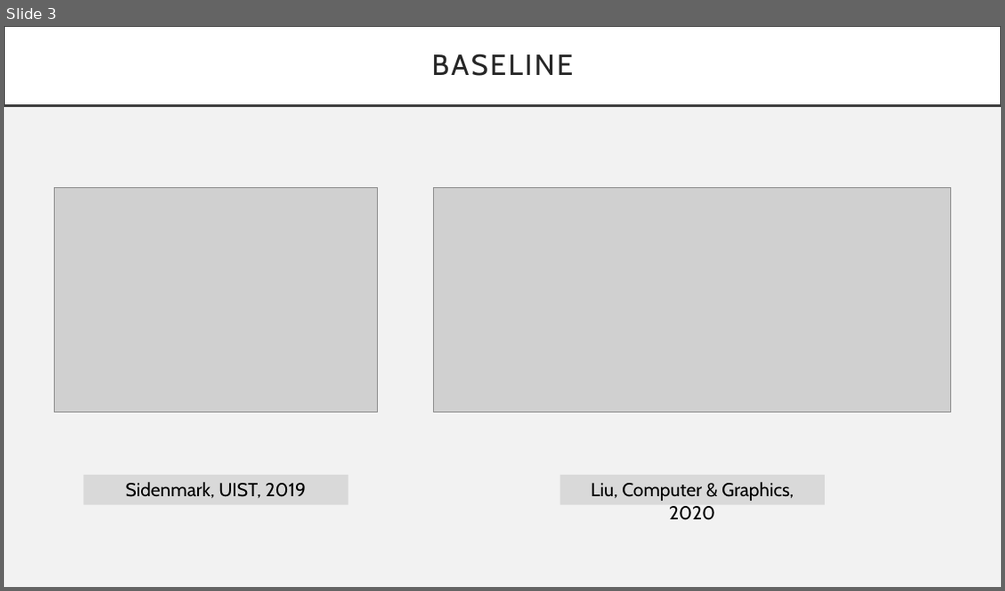
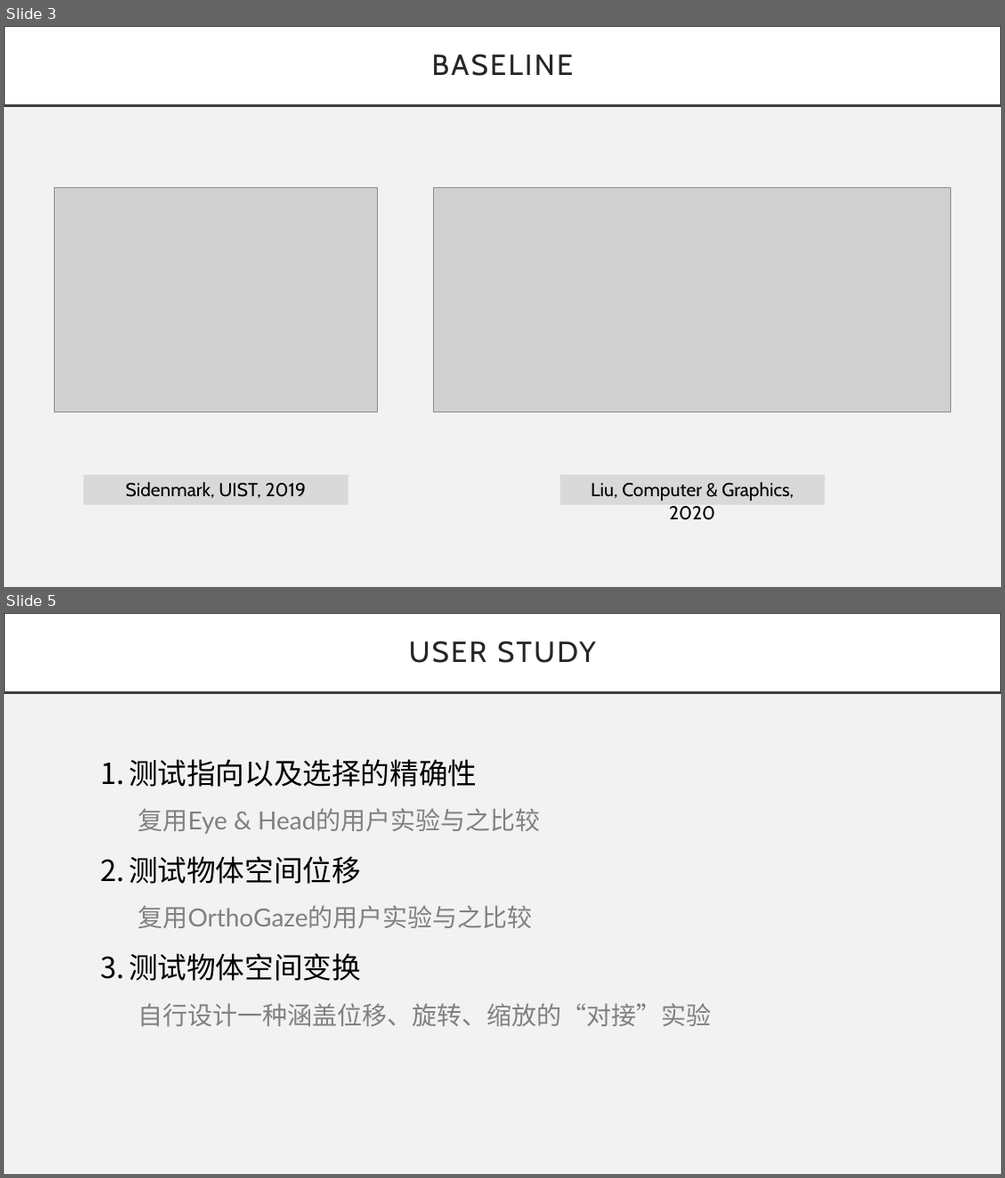
Before and after one commit to lorenz-liu/gaze-dominant-manipulation, a slide deck: PAPERWORK/组会PPT/第一次组会.pptx. Shown one above the other, each under a label of ours: slide 3 before the commit, slides 3 and 5 after it; the slides between them are not shown. The pictures are 1005x591 and 1005x1178 pixels, drawn with LibreOffice and Linux fonts; fonts in the diff are those of the drawing; grey boxes stand for pictures. Boxes give left, top, right and bottom in pixels: in the first picture for what was removed or moved away, otherwise in the second. Text is boxed around its words. In the diff, an @@ line names an element or a change of style, - is before the commit and + after.

```diff
--- a/PAPERWORK/组会PPT/第一次组会.pptx
+++ b/PAPERWORK/组会PPT/第一次组会.pptx
@@ slide 5 added at <box>4,613,1001,1174</box>, background #F2F2F2 @@
@@ title added at <box>4,613,1001,693</box>, fill #FFFFFF, outline #404040 2.5 pt, 28 pt, text #262626 @@
+USER STUDY
@@ text added at <box>129,759,712,1026</box>, 24 pt, text #808080 @@
+1. 测试指向以及选择的精确性
+  复用Eye & Head的用户实验与之比较
+2. 测试物体空间位移
+  复用OrthoGaze的用户实验与之比较
+3. 测试物体空间变换
+  自行设计一种涵盖位移、旋转、缩放的“对接”实验
```
Also in this commit, not shown: 3 slides changed.
